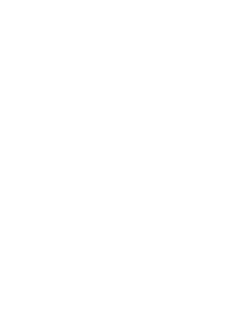
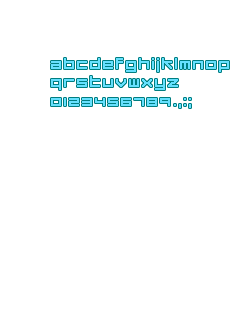
Two versions of the same layered image (w=240, h=320). Layer-by-layer changes:
painted on "Layer 1" over [51, 58, 229, 108]
